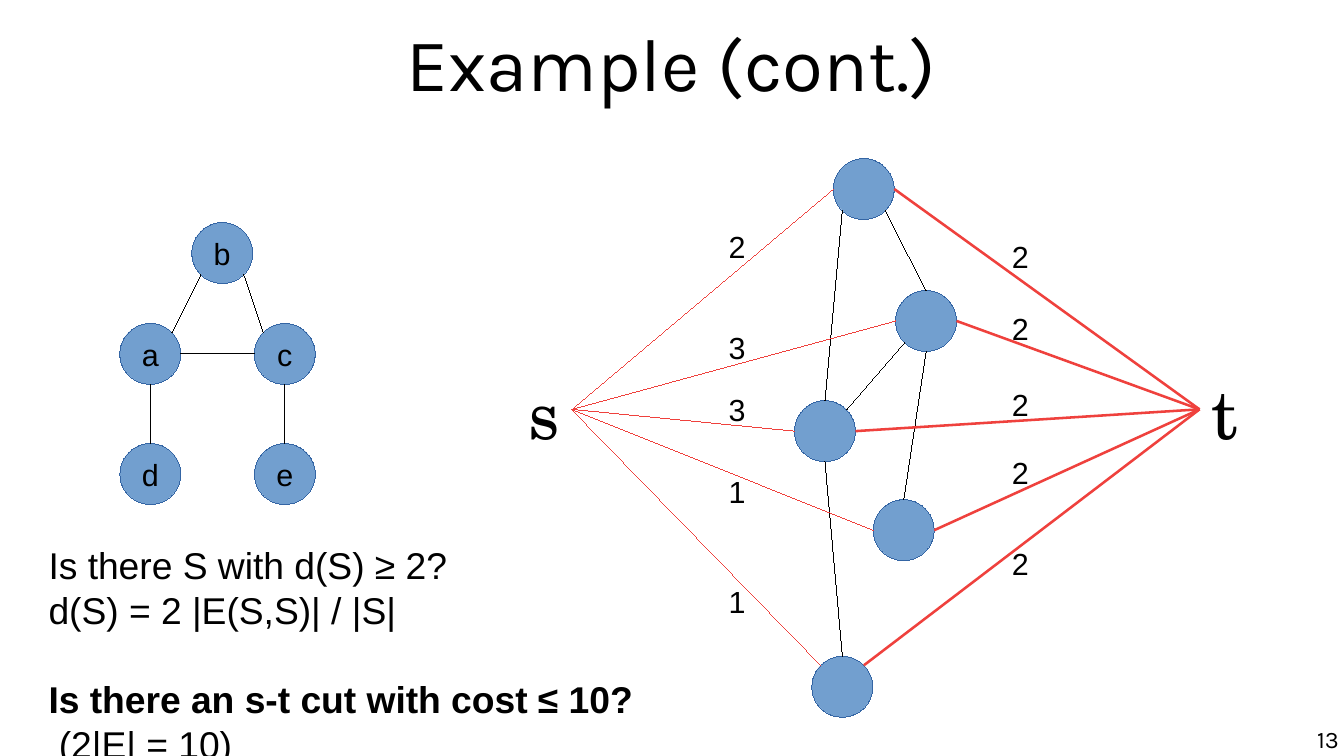
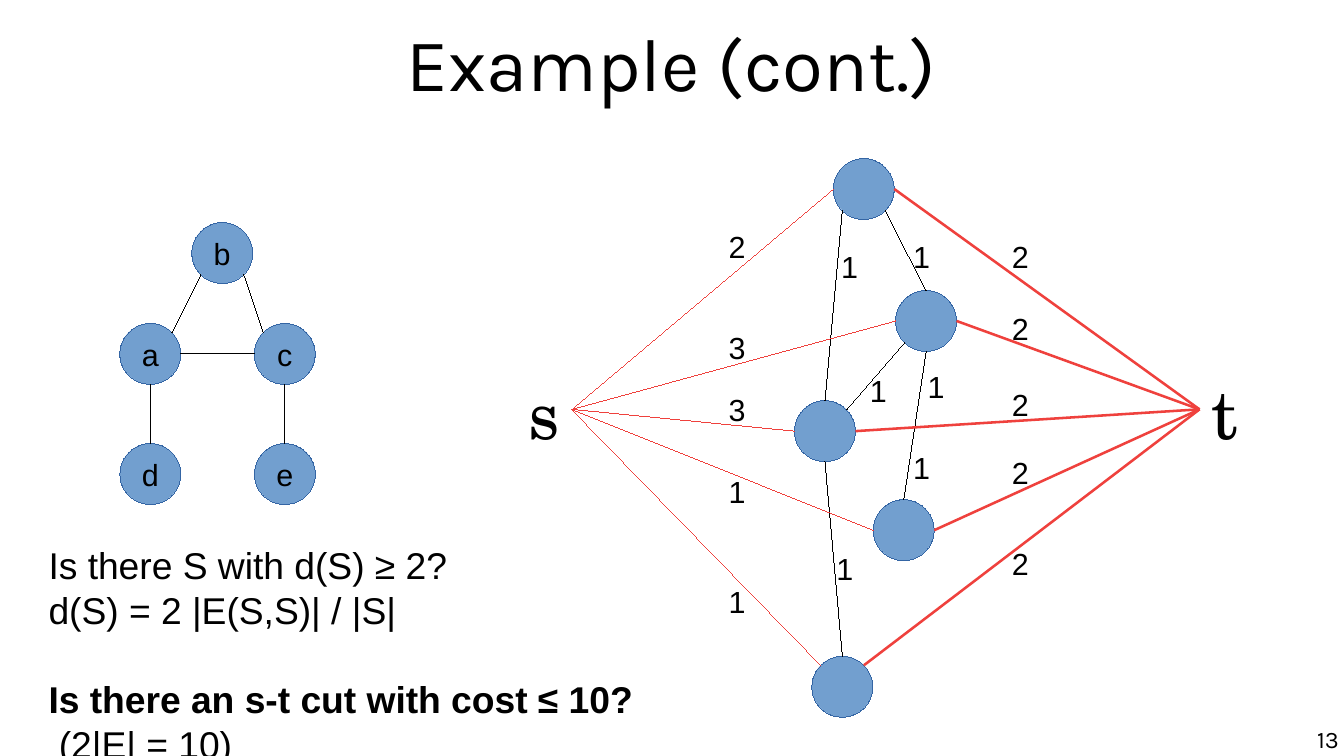
Before and after one commit to chatox/networks-science-course, a slide deck: slide 13 of theory/odp/tt22_dense_subgraphs.odp. Drawn at 1344x756 pixels with LibreOffice and Linux fonts; fonts in the diff are those of the drawing. Boxes give left, top, right and bottom in pixels: in the first picture for what was removed or moved away, otherwise in the second. Text is boxed around its words. In the diff, an @@ line names an element or a change of style, - is before the commit and + after.

```diff
--- a/theory/odp/tt22_dense_subgraphs.odp
+++ b/theory/odp/tt22_dense_subgraphs.odp
@@ text added at bbox=[841, 257, 858, 278], 18 pt, text #000000 @@
+1
@@ text added at bbox=[913, 247, 930, 274], 18 pt, text #000000 @@
+1
@@ text added at bbox=[870, 378, 887, 402], 18 pt, text #000000 @@
+1
@@ text added at bbox=[928, 377, 945, 398], 18 pt, text #000000 @@
+1
@@ text added at bbox=[913, 458, 930, 479], 18 pt, text #000000 @@
+1
@@ text added at bbox=[836, 559, 853, 586], 18 pt, text #000000 @@
+1
```
Also in this commit, not shown: 3 other slides changed, 1 other file.
